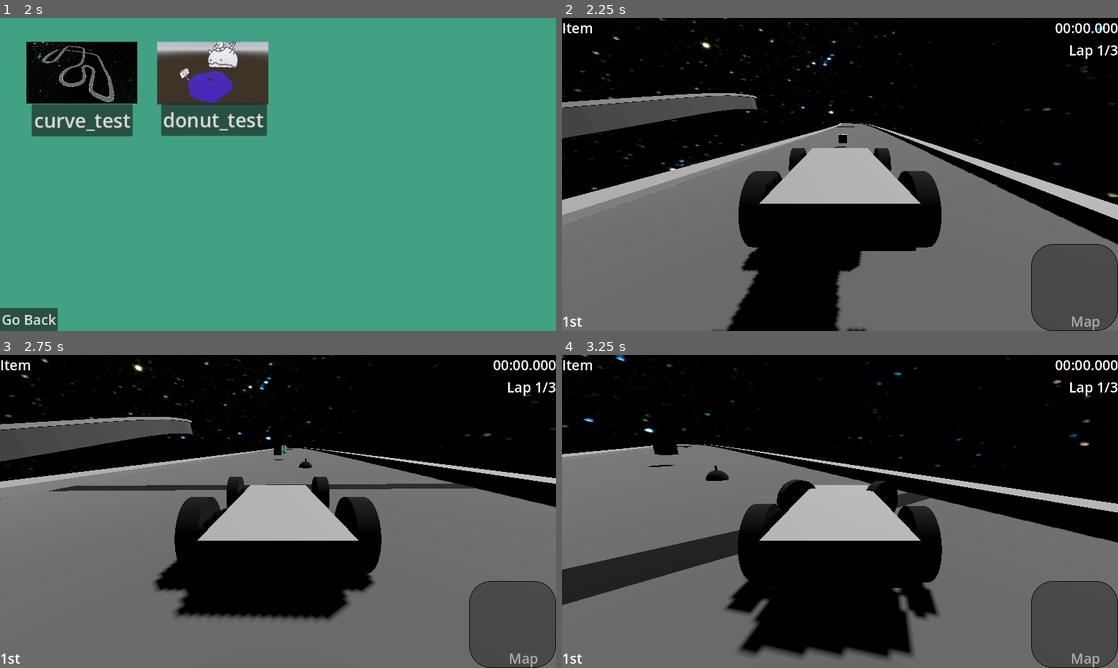
Above: before the commit, frames 1-4 (two rows, left to right).
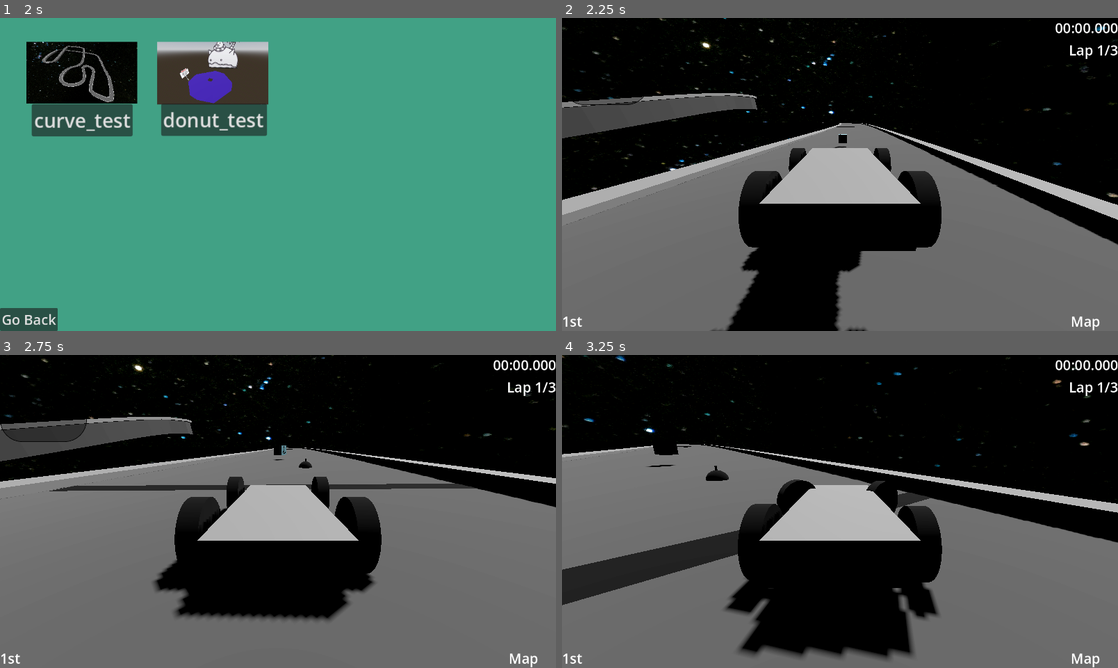
Above: after the commit, the same moments.

Repository: worcestertechnicalhighschool/kart-racer-origin
Game: Godot game, scene res://scenes/ui_scenes/menus/title_screen.tscn
Same seed, same stepped clock (60 frames per second), same inputs: the game is played once before the commit and once after it.
Inputs:
- Up to frame 1 (2 s): click "Single Player" at 0.5 s; click "Single Player" at 1.25 s
- Up to frame 2 (2.25 s): click "curve_test" at 2 s
- Up to frame 3 (2.75 s): no input
- Up to frame 4 (3.25 s): hold D (right) from 2.78 s (still down); hold Shift (drift) from 2.78 s (still down)

Frame 1 is identical in both runs. In frame 2, 4.4% of the frame differs, in the area x 0-100%, y 0-100%; in frame 3, 4.7%, in the area x 0-100%, y 1-100%; in frame 4, 4.2%.

Commit message:
item box render

Diff:
--- a/scenes/map_scenes/curve_test.tscn
+++ b/scenes/map_scenes/curve_test.tscn
@@ -123,7 +123,6 @@
 
 [node name="bomb" parent="Obstacles" instance=ExtResource("4_uocss")]
 transform = Transform3D(1, 0, 0, 0, 1, 0, 0, 0, 1, 351.363, 16.9246, 271.526)
-TTB = 1
 
 [node name="Start Line" type="RigidBody3D" parent="."]
 transform = Transform3D(0.924626, 0, 0.380877, 0, 1, 0, -0.380877, 0, 0.924626, 370.894, -0.0969887, 284.317)
--- a/scenes/object_scenes/car.tscn
+++ b/scenes/object_scenes/car.tscn
@@ -1,9 +1,8 @@
-[gd_scene load_steps=9 format=3 uid="uid://dkuwcntbn4jl2"]
+[gd_scene load_steps=8 format=3 uid="uid://dkuwcntbn4jl2"]
 
 [ext_resource type="Script" path="res://scripts/car.gd" id="1_318nw"]
 [ext_resource type="PackedScene" uid="uid://bmwh6n8gr4wvd" path="res://scenes/ui_scenes/car_ui.tscn" id="2_1w8et"]
 [ext_resource type="PackedScene" uid="uid://cu6oq4whbnukt" path="res://scenes/ui_scenes/menus/pause_menu.tscn" id="3_8ffs4"]
-[ext_resource type="PackedScene" path="res://scenes/ui_scenes/inventory.tscn" id="4_3gxtt"]
 
 [sub_resource type="BoxMesh" id="BoxMesh_ibdse"]
 
@@ -94,6 +93,4 @@
 
 [node name="PauseCooldownTimer" type="Timer" parent="."]
 
-[node name="Inventory" parent="." instance=ExtResource("4_3gxtt")]
-
 [node name="PauseCooldownTimer2" type="Timer" parent="."]
--- a/scenes/ui_scenes/car_ui.tscn
+++ b/scenes/ui_scenes/car_ui.tscn
@@ -1,4 +1,6 @@
-[gd_scene format=3 uid="uid://bmwh6n8gr4wvd"]
+[gd_scene load_steps=2 format=3 uid="uid://bmwh6n8gr4wvd"]
+
+[ext_resource type="PackedScene" uid="uid://46f5221jq06n" path="res://scenes/ui_scenes/inventory.tscn" id="1_s61gj"]
 
 [node name="Ui" type="Control"]
 layout_mode = 3
@@ -7,13 +9,6 @@
 anchor_bottom = 1.0
 grow_horizontal = 2
 grow_vertical = 2
-
-[node name="Item" type="Label" parent="."]
-layout_mode = 0
-offset_right = 40.0
-offset_bottom = 23.0
-theme_override_font_sizes/font_size = 32
-text = "Item"
 
 [node name="Lap" type="Label" parent="."]
 layout_mode = 1
@@ -62,3 +57,6 @@
 grow_vertical = 0
 theme_override_font_sizes/font_size = 32
 text = "Map"
+
+[node name="Inventory" parent="." instance=ExtResource("1_s61gj")]
+layout_mode = 0
--- a/scenes/ui_scenes/inventory.tscn
+++ b/scenes/ui_scenes/inventory.tscn
@@ -1,8 +1,6 @@
-[gd_scene load_steps=5 format=3 uid="uid://46f5221jq06n"]
+[gd_scene load_steps=4 format=3 uid="uid://46f5221jq06n"]
 
 [ext_resource type="Script" path="res://scripts/inventory.gd" id="1_tggrm"]
-
-[sub_resource type="Theme" id="Theme_4iqr8"]
 
 [sub_resource type="StyleBoxFlat" id="StyleBoxFlat_hon7w"]
 bg_color = Color(0, 0, 0, 0.329412)
@@ -17,23 +15,19 @@
 corner_radius_bottom_right = 50
 corner_radius_bottom_left = 50
 
-[sub_resource type="Theme" id="Theme_q2twt"]
+[sub_resource type="Theme" id="Theme_qkp7c"]
 Panel/styles/panel = SubResource("StyleBoxFlat_hon7w")
 
-[node name="Inventory" type="Control"]
-layout_mode = 3
-anchors_preset = 15
-anchor_right = 1.0
-anchor_bottom = 1.0
-grow_horizontal = 2
-grow_vertical = 2
-theme = SubResource("Theme_4iqr8")
+[node name="Inventory" type="Panel"]
+offset_right = 200.0
+offset_bottom = 200.0
+theme = SubResource("Theme_qkp7c")
 script = ExtResource("1_tggrm")
 
-[node name="Panel" type="Panel" parent="."]
+[node name="Label" type="Label" parent="."]
 layout_mode = 0
-offset_left = 1080.0
-offset_top = 520.0
-offset_right = 1280.0
-offset_bottom = 720.0
-theme = SubResource("Theme_q2twt")
+offset_left = 6.0
+offset_top = 34.0
+offset_right = 196.0
+offset_bottom = 168.0
+autowrap_mode = 1
--- a/scripts/inventory.gd
+++ b/scripts/inventory.gd
@@ -1 +1,8 @@
-extends Control
+extends Panel
+
+func _process(_delta: float) -> void:
+	var Ui = $".."
+	var Car = $"../.."
+
+	if Car.inventory:
+		$"./Label".text = Car.inventory[0]
--- a/scripts/item_box.gd
+++ b/scripts/item_box.gd
@@ -1,13 +1,15 @@
 extends Node3D
 
 @onready var original_position = position
+var list_of_throwables = ["shell", "bomb"]
+var RNG = RandomNumberGenerator.new()
 var tween_playing = false
 
 func _on_area_3d_body_entered(body: Node3D) -> void:
 	if body is VehicleBody3D:
-		var inventory = body.inventory
 
-		print(inventory)
+		var random_number = RNG.randi_range(0, len(list_of_throwables) - 1)
+		body.inventory = [list_of_throwables[random_number]]
 
 		queue_free()
 
Not shown: 1 places in scenes/map_scenes/curve_test.tscn that only renumber resources
